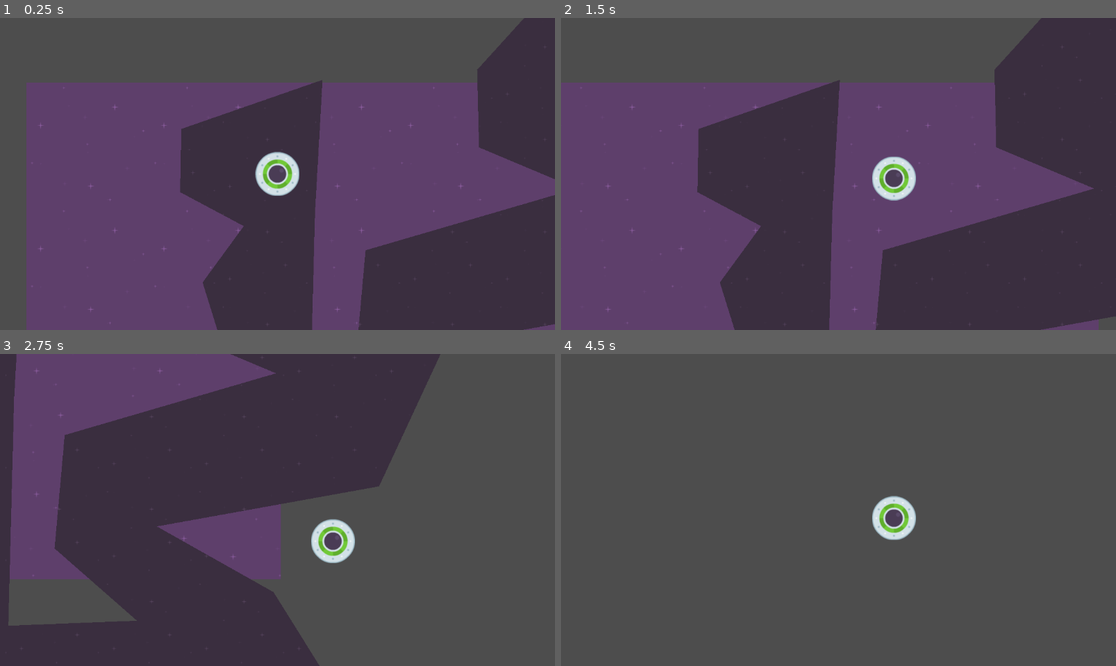
Above: before the commit, frames 1-4 (two rows, left to right).
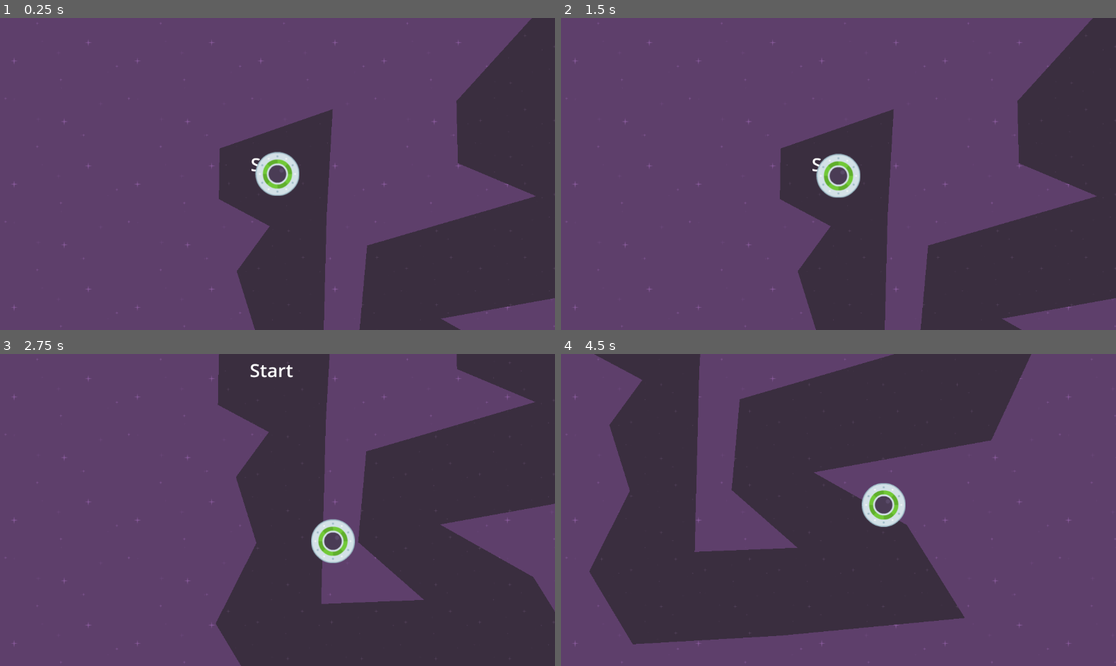
Above: after the commit, the same moments.

Repository: Gultur/SpeedySaucer
Game: Godot game, scene res://level_1.tscn
The game is run twice, just before and just after one commit, with the same random seed, the same clock (stepped at 60 frames per second) and the same inputs.
Inputs:
- Up to frame 1 (0.25 s): no input
- Up to frame 2 (1.5 s): tap Enter at 0.5 s; hold Right (move_right) 0.53-1.28 s; hold Down (move_down) from 1.28 s (still down)
- Up to frame 3 (2.75 s): release Down (move_down) at 2.03 s; hold Right (move_right) from 2.03 s (still down)
- Up to frame 4 (4.5 s): release Right (move_right) at 2.78 s; hold Up (move_up) 2.78-3.53 s; hold Left (move_left) from 3.53 s (still down)

The runs differ from the first frame. In frame 1, 34% of the frame differs, in the area x 0-100%, y 0-100%; in frame 2, 42%; in frame 3, 75%; in frame 4, 100%.

Commit message:
added signal and level reset when leaving track

Diff:
--- a/level_1.gd
+++ b/level_1.gd
@@ -9,3 +9,7 @@
 # Called every frame. 'delta' is the elapsed time since the previous frame.
 func _process(_delta):
 	pass
+
+
+func _on_maze_body_exited(body):
+	get_tree().reload_current_scene()
--- a/level_1.tscn
+++ b/level_1.tscn
@@ -8,14 +8,22 @@
 [node name="Level1" type="Node2D"]
 script = ExtResource("1_ceyto")
 
-[node name="Background" type="TextureRect" parent="."]
-offset_right = 1152.0
-offset_bottom = 648.0
+[node name="CanvasLayer" type="CanvasLayer" parent="."]
+layer = -1
+
+[node name="Background" type="TextureRect" parent="CanvasLayer"]
+anchors_preset = 15
+anchor_right = 1.0
+anchor_bottom = 1.0
+grow_horizontal = 2
+grow_vertical = 2
 texture = ExtResource("1_jlyuo")
 stretch_mode = 1
 
 [node name="Maze" parent="." instance=ExtResource("4_x77dr")]
-position = Vector2(400, 149)
+position = Vector2(464, 179)
 
 [node name="Player" parent="." instance=ExtResource("2_pu0qc")]
 position = Vector2(521, 190)
+
+[connection signal="body_exited" from="Maze" to="." method="_on_maze_body_exited"]
--- a/maze.tscn
+++ b/maze.tscn
@@ -1,16 +1,34 @@
-[gd_scene load_steps=2 format=3 uid="uid://led0uns6iiyl"]
+[gd_scene load_steps=3 format=3 uid="uid://led0uns6iiyl"]
 
 [ext_resource type="Texture2D" uid="uid://b2fa4mtp1hnwx" path="res://darkPurple.png" id="1_abnyu"]
 
+[sub_resource type="LabelSettings" id="LabelSettings_4tv8r"]
+font_size = 64
+
 [node name="Maze" type="Area2D"]
+scale = Vector2(0.6, 0.6)
 
 [node name="CollisionPolygon2D" type="CollisionPolygon2D" parent="."]
 position = Vector2(-1, 1)
-scale = Vector2(0.75, 0.75)
 polygon = PackedVector2Array(-105, -70, -108, 105, 68, 199, -46, 355, 25, 583, -116, 862, 35, 1114, 549, 1084, 1184, 10 …(303 unchanged characters)…
 
 [node name="Polygon2D" type="Polygon2D" parent="."]
 texture_repeat = 2
-scale = Vector2(0.75, 0.75)
 texture = ExtResource("1_abnyu")
 polygon = PackedVector2Array(-105, -70, -108, 105, 68, 199, -46, 355, 25, 583, -116, 862, 35, 1114, 549, 1084, 1184, 10 …(303 unchanged characters)…
+
+[node name="StartLabel" type="Label" parent="."]
+offset_left = 1.66666
+offset_top = -60.0
+offset_right = 151.667
+offset_bottom = 31.0
+text = "Start"
+label_settings = SubResource("LabelSettings_4tv8r")
+
+[node name="EndLabel" type="Label" parent="."]
+offset_left = -205.0
+offset_top = -1240.0
+offset_right = -88.0
+offset_bottom = -1149.0
+text = "End"
+label_settings = SubResource("LabelSettings_4tv8r")
